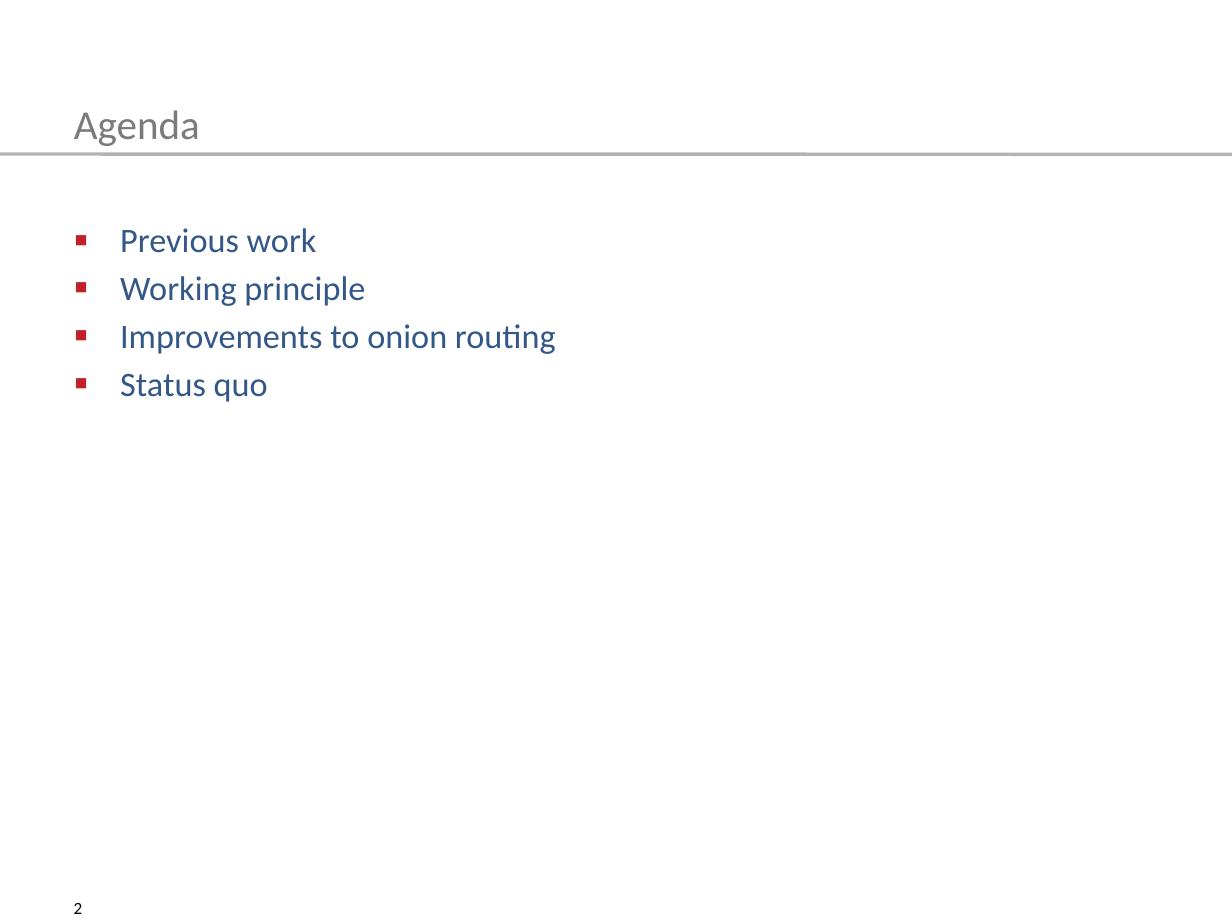
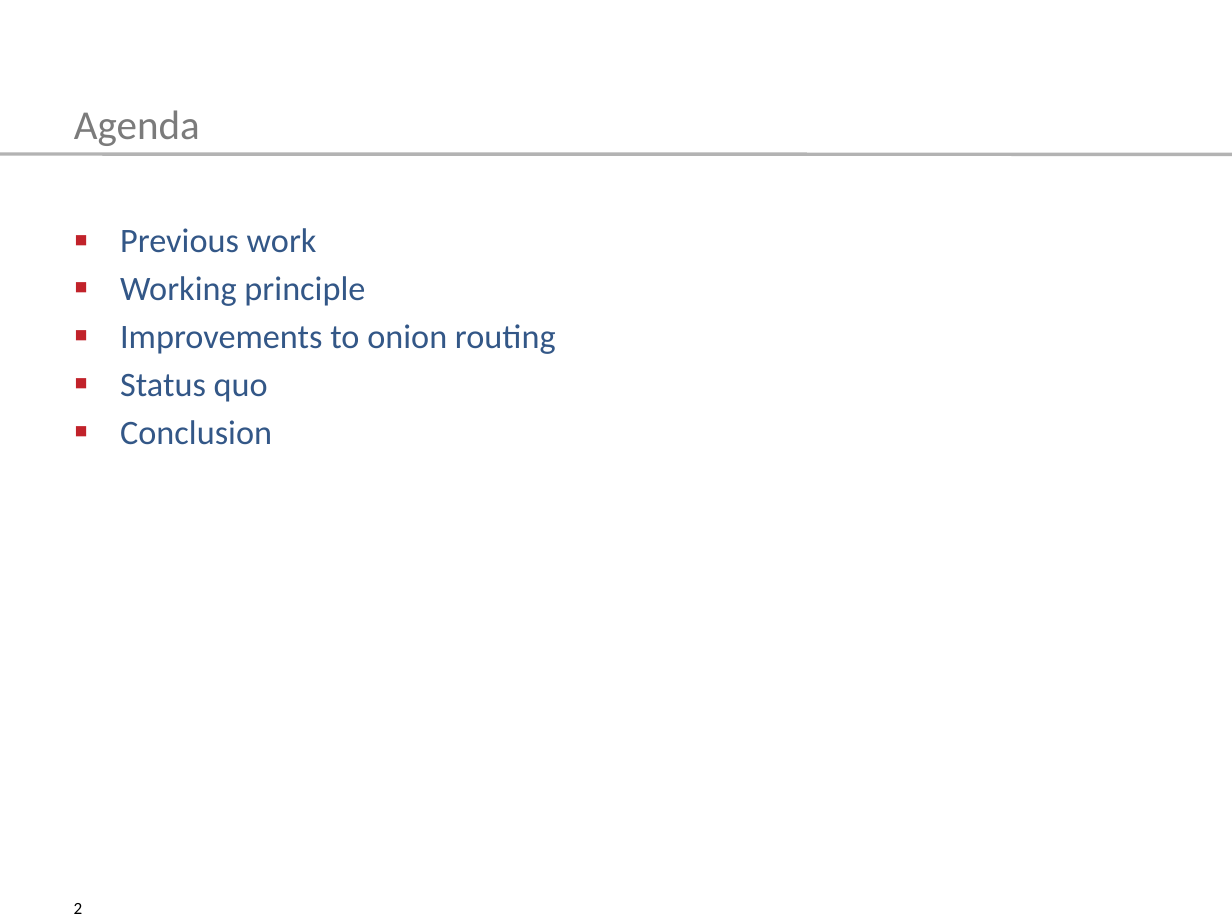
Before and after one commit to tompetersen/ski-tor, a slide deck: slide 2 of presentation/TemplateSlides2016.pptx. Drawn at 1232x924 pixels with LibreOffice and Linux fonts; fonts in the diff are those of the drawing. Boxes give left, top, right and bottom in pixels: in the first picture for what was removed or moved away, otherwise in the second. Text is boxed around its words. In the diff, an @@ line names an element or a change of style, - is before the commit and + after.

```diff
--- a/presentation/TemplateSlides2016.pptx
+++ b/presentation/TemplateSlides2016.pptx
@@ text at (120, 420, 272, 445): paragraph added @@
+▪ Conclusion
```
Also in this commit, not shown: 4 other slides changed, 4 slides added.
